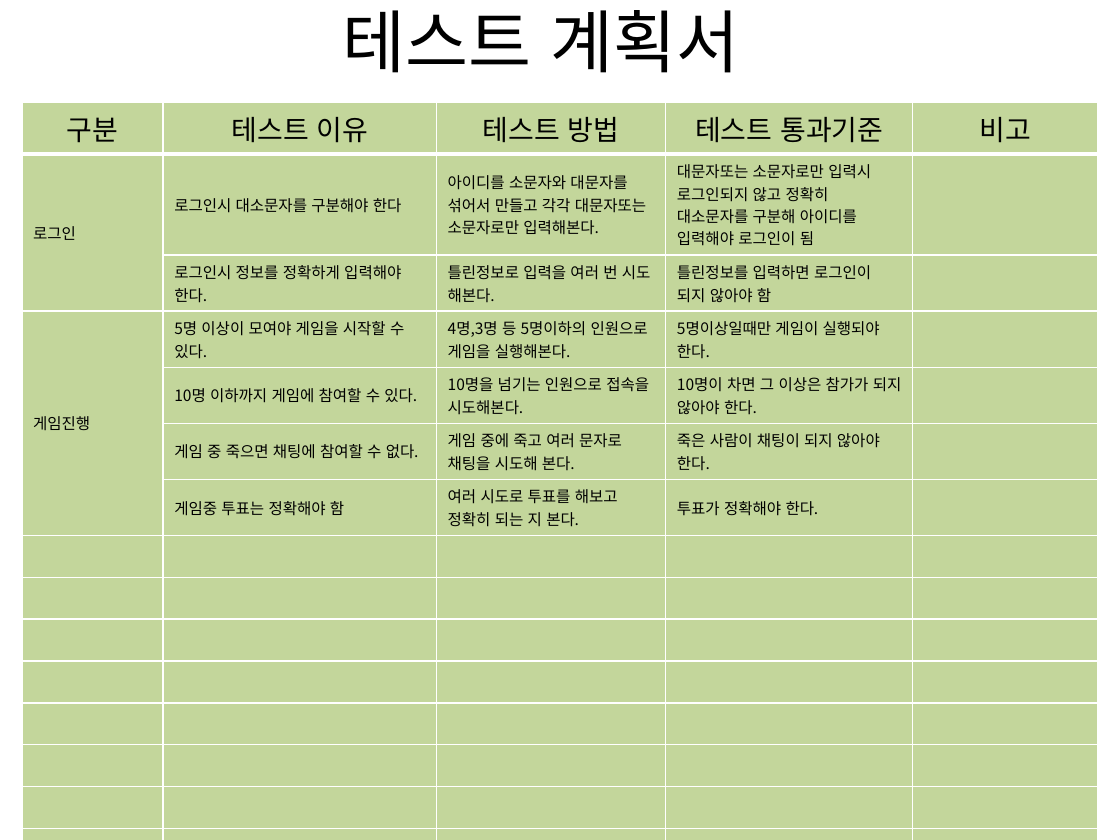
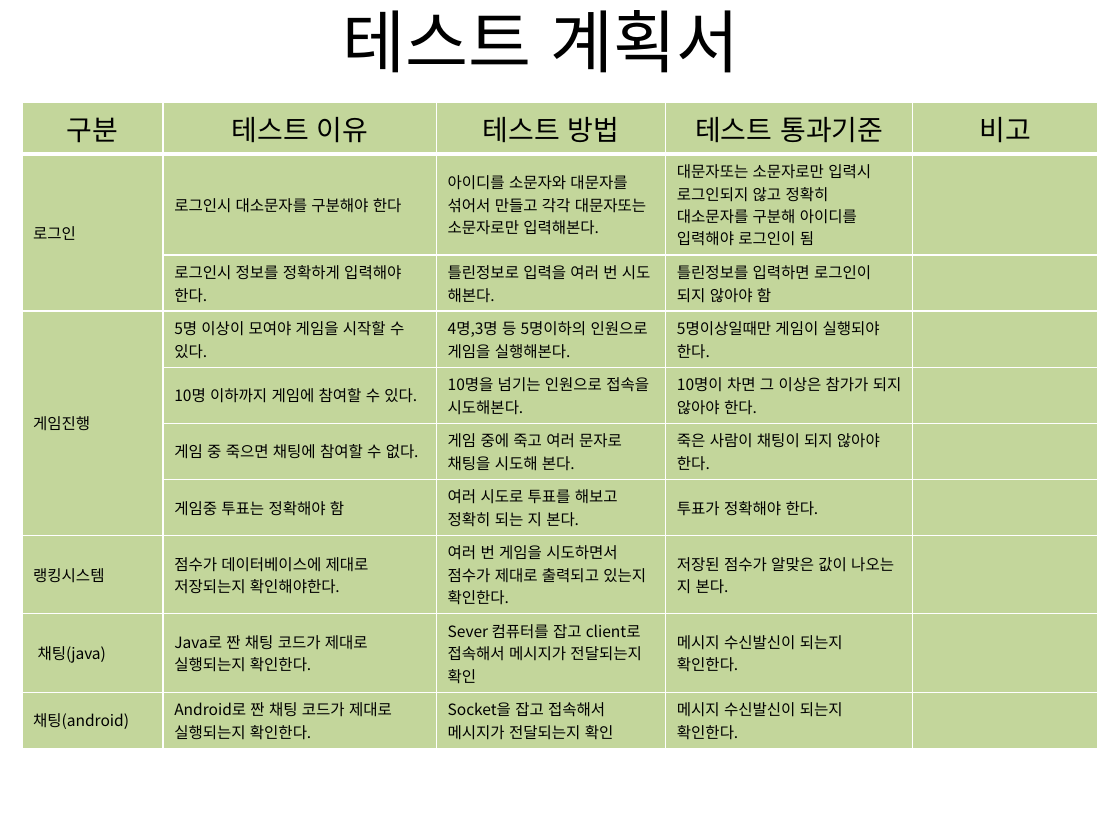
Before and after one commit to ofkdw/DreamWare, a slide deck: slide 2 of Document/테스트 계획서.pptx. Drawn at 1120x840 pixels with LibreOffice and Linux fonts; fonts in the diff are those of the drawing. Boxes give left, top, right and bottom in pixels: in the first picture for what was removed or moved away, otherwise in the second. Text is boxed around its words. In the diff, an @@ line names an element or a change of style, - is before the commit and + after.

```diff
--- a/Document/테스트 계획서.pptx
+++ b/Document/테스트 계획서.pptx
@@ table at bbox=[22, 103, 1098, 744] @@
-row 8:  |  |  |  | 
-row 9:  |  |  |  | 
-row 10:  |  |  |  | 
-row 11:  |  |  |  | 
-row 12:  |  |  |  | 
-row 13:  |  |  |  | 
-row 14:  |  |  |  | 
-row 15:  |  |  |  | 
-row 16:  |  |  |  | 
+row 8: 랭킹시스템 | 점수가 데이터베이스에 제대로 저장되는지 확인해야한다. | 여러 번 게임을 시도하면서 / 점수가 제대로 출력되고 있는지 확인한다. | 저장된 점수가 알맞은 값이 나오는 지 본다. | 
+row 9: 채팅(java) | Java로 짠 채팅 코드가 제대로 실행되는지 확인한다. | Sever 컴퓨터를 잡고 client로 접속해서 메시지가 전달되는지 확인 | 메시지 수신발신이 되는지 확인한다. | 
+row 10: 채팅(android) | Android로 짠 채팅 코드가 제대로 실행되는지 확인한다. | Socket을 잡고 접속해서 메시지가 전달되는지 확인 | 메시지 수신발신이 되는지 확인한다. | 
```
Also in this commit, not shown: 1 other slide changed, 4 slides added, 2 slides removed, 2 other files.
